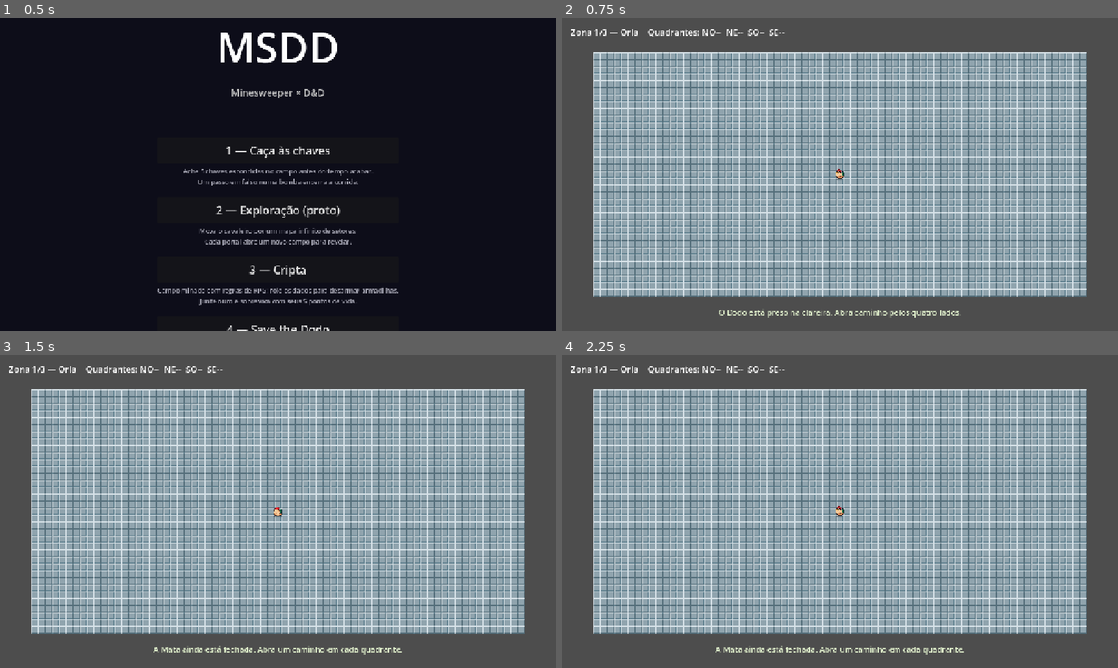
Above: before the commit, frames 1-4 (two rows, left to right).
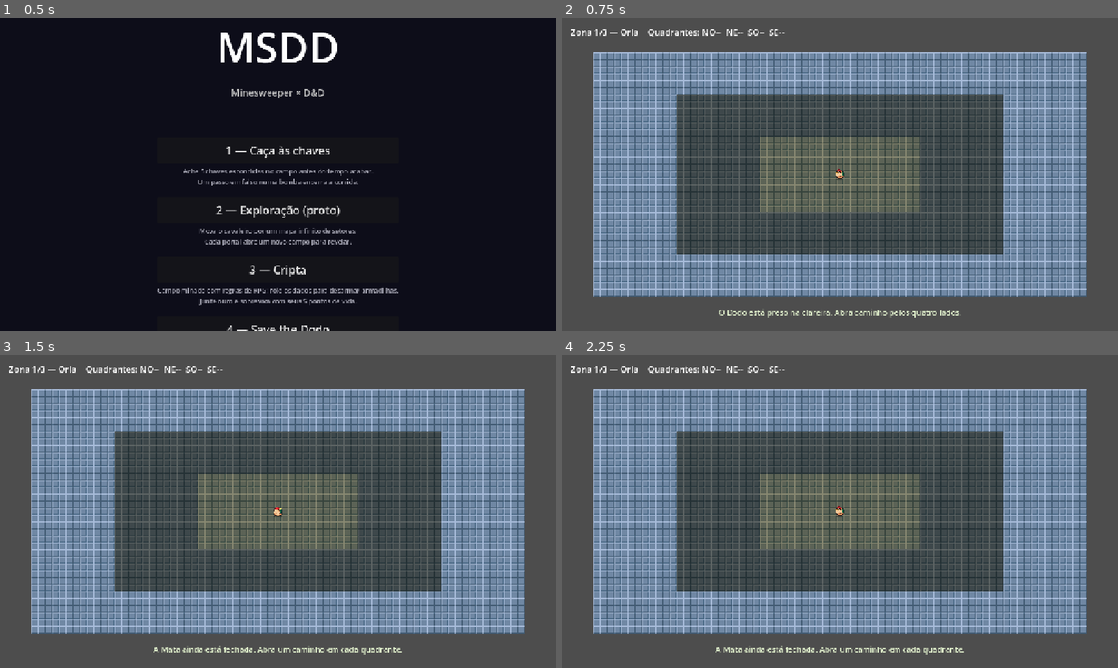
Above: after the commit, the same moments.

Repository: heliosalesjr/MSDD
Game: Godot game, scene res://menu.tscn
Two runs of this game, one before a commit and one after it. Both use one fixed random seed, a clock stepped at 60 frames per second and the inputs below.
Inputs (mouse positions are in pixels of both pictures, inside the frame that each line leads up to):
- Up to frame 1 (0.5 s): no input
- Up to frame 2 (0.75 s): click "4 — Save the Dodo" at 0.5 s
- Up to frame 3 (1.5 s): tap Enter at 1.25 s; move the mouse to (400, 495) at 1.27 s; tap R at 1.35 s; click (400, 495) at 1.42 s
- Up to frame 4 (2.25 s): tap Space at 2 s; move the mouse to (728, 527) at 2.02 s; tap 1 at 2.1 s; click (728, 527) at 2.17 s

Frame 1 is identical in both runs. In frame 2, 61% of the frame differs, in the area x 5-95%, y 10-90%; in frame 3, 61%; in frame 4, 61%.

Commit message:
shader bug fix

Diff:
--- a/msdd/dodo.gd
+++ b/msdd/dodo.gd
@@ -23,9 +23,23 @@
 
 const ZONE_NAMES := ["Orla", "Mata", "Clareira"]
 
-# Tiles clicáveis são claros; os de zona ainda bloqueada, escuros.
-const TINT_UNLOCKED := Color(1.0, 1.0, 1.0)
-const TINT_LOCKED := Color(0.42, 0.45, 0.58)
+# Cada zona tem a sua própria cor, formando um gradiente da borda pro centro:
+# a Orla é sombra fria de mata fechada, a Clareira é luz quente onde o Dodo
+# está. É isso que dá ao jogador a leitura de profundidade que antes só
+# existia no código — sem isso ele enxerga "liberado vs bloqueado" e nada mais.
+const ZONE_TINTS := [
+	Color(0.78, 0.83, 0.94),   # Orla — fria e escura
+	Color(0.94, 0.96, 0.94),   # Mata — neutra
+	Color(1.14, 1.08, 0.88),   # Clareira — quente e clara
+]
+# Véu aplicado sobre a cor da zona enquanto ela está bloqueada. É um
+# MULTIPLICADOR, não uma cor fixa: com cor fixa, Mata e Clareira ficariam
+# idênticas no começo da partida e o jogador veria só duas regiões.
+# E é um multiplicador POR ZONA, mais fraco quanto mais fundo: a Clareira
+# "brilha através" da névoa, como uma luz distante que você está tentando
+# alcançar. Com um véu único os dois anéis apagados ficavam separados por
+# apenas 0.06 de luma — na prática, uma massa escura só.
+const LOCKED_VEIL := [0.42, 0.46, 0.56]
 const TINT_DODO := Color(1.35, 1.15, 0.55)
 
 # Quanto tempo a zona recém-liberada leva pra acender, de fora pra dentro.
@@ -273,11 +287,19 @@
 	_update_status()
 	print("Nova expedição — grid %dx%d, Dodo em %s." % [GRID_WIDTH, GRID_HEIGHT, dodo_pos])
 
+# A cor de um tile é a da sua zona, escurecida pelo véu se ela ainda não caiu.
+func _zone_tint(zone: int, unlocked: bool) -> Color:
+	var c: Color = ZONE_TINTS[zone]
+	if unlocked:
+		return c
+	var veil: float = LOCKED_VEIL[zone]
+	return Color(c.r * veil, c.g * veil, c.b * veil, 1.0)
+
 func _apply_all_zone_tints() -> void:
 	for y in GRID_HEIGHT:
 		for x in GRID_WIDTH:
-			var tint: Color = TINT_UNLOCKED if zone_of[y][x] <= unlocked_zone else TINT_LOCKED
-			tiles[y][x].set_base_tint(tint)
+			var z: int = zone_of[y][x]
+			tiles[y][x].set_base_tint(_zone_tint(z, z <= unlocked_zone))
 	tiles[dodo_pos.y][dodo_pos.x].set_base_tint(TINT_DODO)
 
 func _update_status() -> void:
@@ -518,13 +540,15 @@
 	tw.tween_method(_apply_zone_light.bind(zone), 0.0, 1.0, ZONE_SWEEP_DURATION)
 
 func _apply_zone_light(progress: float, zone: int) -> void:
+	var veiled: Color = _zone_tint(zone, false)
+	var lit: Color = _zone_tint(zone, true)
 	for p in zone_members[zone]:
 		if p == dodo_pos:
 			continue
 		# Tiles mais externos da zona acendem primeiro.
 		var head: float = zone_local_of[p.y][p.x] * 0.6
 		var amount: float = clampf((progress - head) / 0.4, 0.0, 1.0)
-		tiles[p.y][p.x].set_base_tint(TINT_LOCKED.lerp(TINT_UNLOCKED, amount))
+		tiles[p.y][p.x].set_base_tint(veiled.lerp(lit, amount))
 
 func _check_win() -> void:
 	for d in [Vector2i(1, 0), Vector2i(-1, 0), Vector2i(0, 1), Vector2i(0, -1)]:
--- a/msdd/tile_hint.gdshader
+++ b/msdd/tile_hint.gdshader
@@ -3,13 +3,15 @@
 uniform vec4 hint_rect = vec4(0.0, 0.0, 0.0, 0.0);
 uniform vec4 hint_tint = vec4(1.0, 1.0, 1.0, 1.0);
 
+// COLOR já chega como texture(TEXTURE, UV) multiplicado pelo modulate do nó,
+// então o hint é aplicado POR CIMA dele. Sobrescrever COLOR com um texture()
+// cru (o que este shader fazia antes) descartava o modulate silenciosamente —
+// e com ele o tingimento de zona do protótipo 4 e o clarão de abertura do §18.
 void fragment() {
-	vec4 tex = texture(TEXTURE, UV);
 	if (UV.x >= hint_rect.x
 		&& UV.x < hint_rect.x + hint_rect.z
 		&& UV.y >= hint_rect.y
 		&& UV.y < hint_rect.y + hint_rect.w) {
-		tex.rgb *= hint_tint.rgb;
+		COLOR.rgb *= hint_tint.rgb;
 	}
-	COLOR = tex;
 }
Not shown, changed: GDD.md
